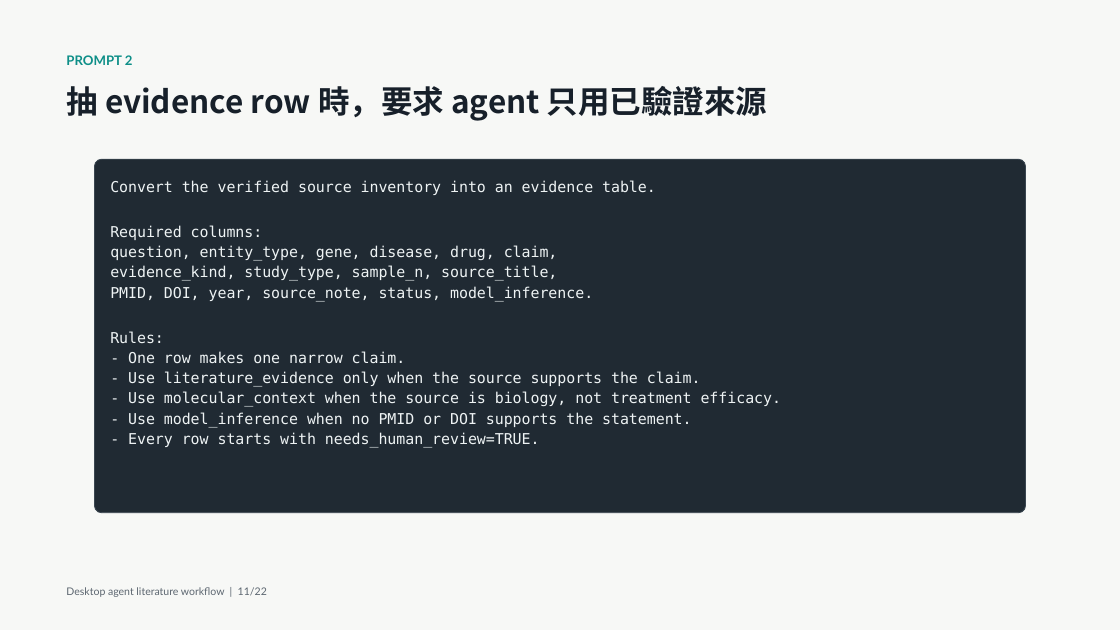
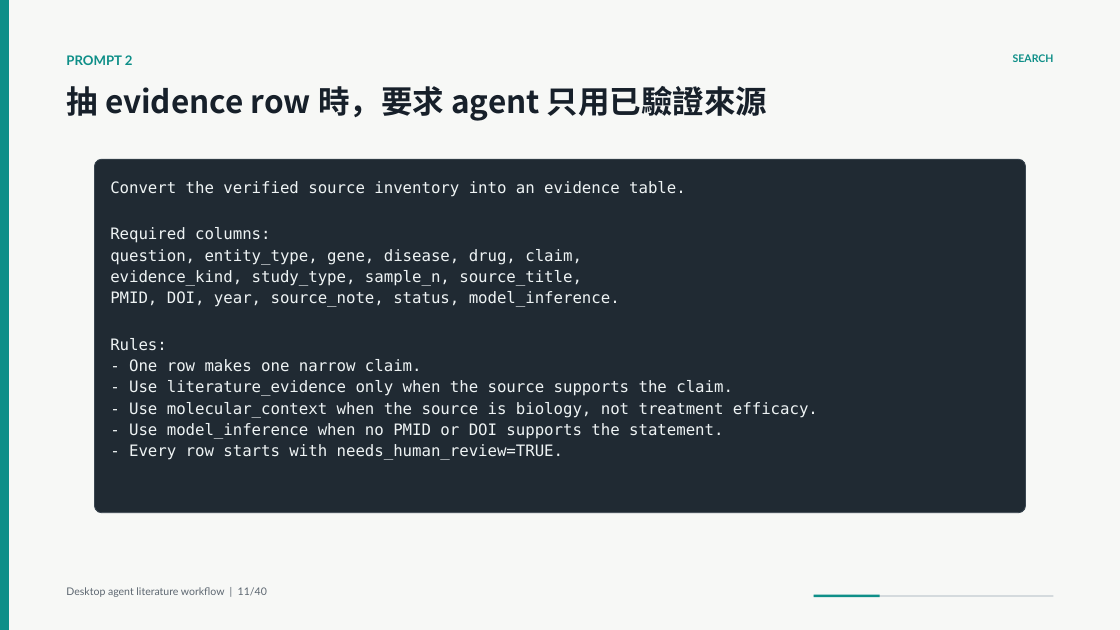
Before and after one commit to godkin1211/LLM_applications_on_BioMedicalData, a slide deck: slide 11 of slides/lesson-04-desktop-agent-literature-evidence-workflow-animated.pptx. Drawn at 1120x630 pixels with LibreOffice and Linux fonts; fonts in the diff are those of the drawing. Boxes give left, top, right and bottom in pixels: in the first picture for what was removed or moved away, otherwise in the second. Text is boxed around its words. In the diff, an @@ line names an element or a change of style, - is before the commit and + after.

```diff
--- a/slides/lesson-04-desktop-agent-literature-evidence-workflow-animated.pptx
+++ b/slides/lesson-04-desktop-agent-literature-evidence-workflow-animated.pptx
@@ rectangle added at (x1=0, y1=0, x2=8, y2=630), fill #0E8F88, outline #0E8F88 0 pt @@
@@ text added at (x1=1013, y1=54, x2=1054, y2=62), 9 pt, text #0E8F88, bold @@
+SEARCH
@@ text "Convert the verified source inventory ..." at (x1=110, y1=181, x2=818, y2=460): size 12.8 to 13.5 pt @@
@@ text at (x1=66, y1=587, x2=267, y2=597): text changed @@
-Desktop agent literature workflow | 11/22
+Desktop agent literature workflow | 11/40
@@ line added from (814, 596) to (1054, 596), #D4DADD 1.5 pt @@
@@ line added from (814, 596) to (880, 596), #0E8F88 2.25 pt @@
```
Also in this commit, not shown: 21 other slides changed, 18 slides added, 8 other files.
